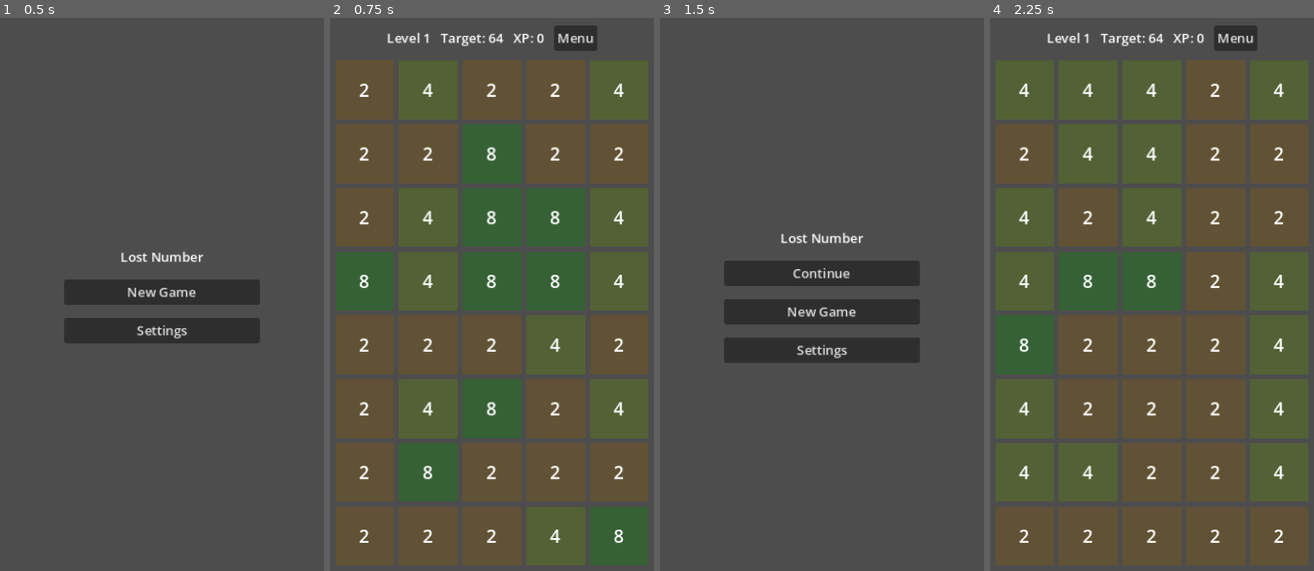
Above: before the commit, frames 1-4 (left to right).
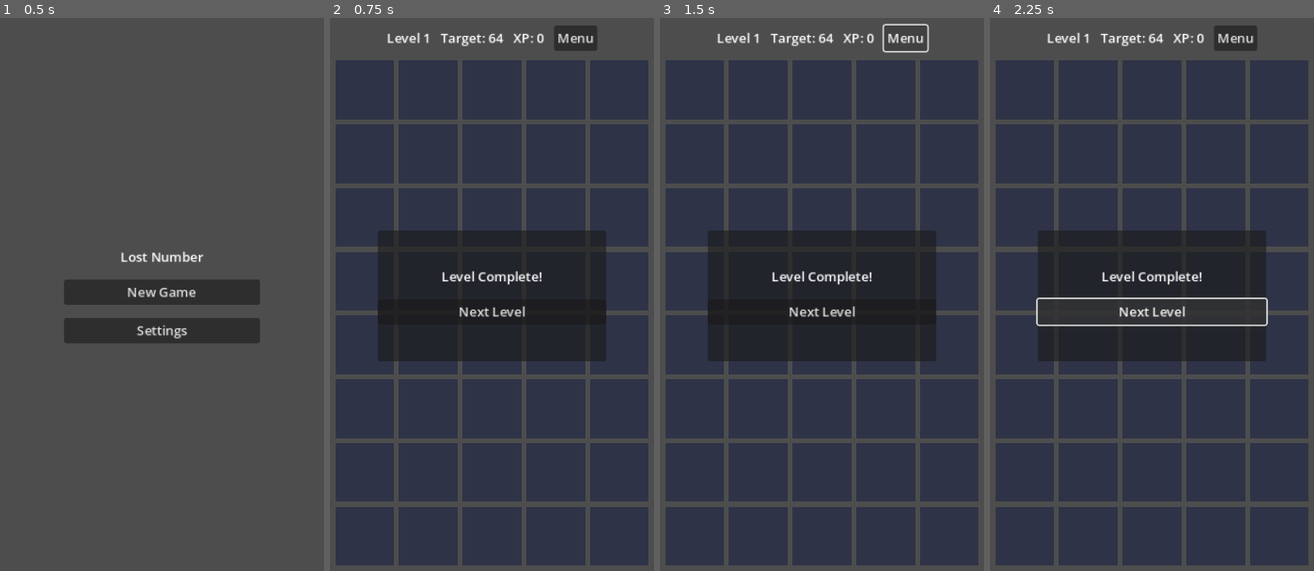
Above: after the commit, the same moments.

Repository: Averixor/LostNumber
Game: Godot game, scene res://scenes/MainMenu.tscn
Two runs of this game, one before a commit and one after it. Both use one fixed random seed, a clock stepped at 60 frames per second and the inputs below.
Inputs (mouse positions are in pixels of both pictures, inside the frame that each line leads up to):
- Up to frame 1 (0.5 s): no input
- Up to frame 2 (0.75 s): click "New Game" at 0.5 s
- Up to frame 3 (1.5 s): click "Menu" at 1.25 s
- Up to frame 4 (2.25 s): click (1152, 311) at 2 s, where only the run before the commit has a clickable "New Game"

Frame 1 is identical in both runs. In frame 2, 80% of the frame differs, in the area x 1-99%, y 7-99%; in frame 3, 73%; in frame 4, 79%.
Error before the commit: Invalid assignment of property or key 'text' with value of type 'String' on a base object of type 'Nil'. (res://scripts/game/Tile.gd:49)
Error after the commit: Parse Error: Too many arguments for "load_game()" call. Expected at most 0 but received 1. (res://scripts/game/Game.gd:24)

Commit message:
Fix Godot import and rules smoke test

Diff:
--- a/godot/scripts/managers/SaveManager.gd
+++ b/godot/scripts/managers/SaveManager.gd
@@ -1,39 +1,83 @@
 extends Node
 
-## Autoload: user:// save for MVP (Godot-native, not JS localStorage format).
-
 const SAVE_PATH := "user://lost_number_save.json"
+const GameStateScript := preload("res://scripts/core/GameState.gd")
 
 
 func has_save() -> bool:
 	return FileAccess.file_exists(SAVE_PATH)
 
 
-func save_game(state: GameState) -> bool:
-	var payload := state.to_save_dict()
-	var json := JSON.stringify(payload, "\t")
+func save_game(state) -> bool:
+	if state == null:
+		push_warning("SaveManager.save_game: state is null")
+		return false
+
+	if not state.has_method("to_save_dict"):
+		push_error("SaveManager.save_game: state has no to_save_dict()")
+		return false
+
+	var payload = state.to_save_dict()
+
+	if typeof(payload) != TYPE_DICTIONARY:
+		push_error("SaveManager.save_game: payload is not Dictionary")
+		return false
+
 	var file := FileAccess.open(SAVE_PATH, FileAccess.WRITE)
+
 	if file == null:
-		push_error("SaveManager: cannot write %s" % SAVE_PATH)
+		push_error("SaveManager.save_game: cannot open save file")
 		return false
-	file.store_string(json)
+
+	file.store_string(JSON.stringify(payload, "\t"))
+	file.close()
+
 	return true
 
 
-func load_game(state: GameState) -> bool:
+func load_game():
 	if not has_save():
-		return false
+		return null
+
 	var file := FileAccess.open(SAVE_PATH, FileAccess.READ)
+
 	if file == null:
-		return false
+		push_error("SaveManager.load_game: cannot open save file")
+		return null
+
 	var text := file.get_as_text()
-	var parsed = JSON.parse_string(text)
-	if typeof(parsed) != TYPE_DICTIONARY:
-		push_error("SaveManager: invalid save JSON")
-		return false
-	return state.load_from_save_dict(parsed)
+	file.close()
+
+	var payload = JSON.parse_string(text)
+
+	if typeof(payload) != TYPE_DICTIONARY:
+		push_error("SaveManager.load_game: save JSON is not Dictionary")
+		return null
+
+	var state = GameStateScript.new()
+
+	if state.has_method("from_save_dict"):
+		state.from_save_dict(payload)
+	elif state.has_method("load_from_dict"):
+		state.load_from_dict(payload)
+	elif state.has_method("apply_save_dict"):
+		state.apply_save_dict(payload)
+	else:
+		push_error("SaveManager.load_game: GameState has no load method")
+		return null
+
+	return state
 
 
-func delete_save() -> void:
-	if has_save():
-		DirAccess.remove_absolute(SAVE_PATH)
+func delete_save() -> bool:
+	if not has_save():
+		return true
+
+	var absolute_path := ProjectSettings.globalize_path(SAVE_PATH)
+	var err := DirAccess.remove_absolute(absolute_path)
+
+	if err != OK:
+		push_error("SaveManager.delete_save failed")
+		return false
+
+	return true
--- a/godot/scripts/tests/run_rules_tests.gd
+++ b/godot/scripts/tests/run_rules_tests.gd
@@ -1,34 +1,35 @@
 extends SceneTree
 
-func _init() -> void:
-	var args := OS.get_cmdline_args()
-	if "--test-rules" in args:
-		var exit_code := _run_rules_tests()
-		quit(exit_code)
+const Rules := preload("res://scripts/core/Rules.gd")
+
+var failed := 0
 
 
-func _run_rules_tests() -> int:
-	var failures := 0
+func _init() -> void:
+	print("Lost Number Rules tests...")
 
-	if not Rules.is_power_of_two(64):
-		push_error("FAIL: 64 is power of two")
-		failures += 1
-	if Rules.is_power_of_two(65):
-		push_error("FAIL: 65 is not power of two")
-		failures += 1
+	_assert_true(Rules.is_power_of_two(1), "1 is power of two")
+	_assert_true(Rules.is_power_of_two(2), "2 is power of two")
+	_assert_true(Rules.is_power_of_two(64), "64 is power of two")
+	_assert_false(Rules.is_power_of_two(0), "0 is not power of two")
+	_assert_false(Rules.is_power_of_two(3), "3 is not power of two")
+	_assert_false(Rules.is_power_of_two(12), "12 is not power of two")
 
-	if not Rules.is_valid_next_number(4, 4, 4):
-		push_error("FAIL: same number rule")
-		failures += 1
-	if not Rules.is_valid_next_number(8, 4, 4):
-		push_error("FAIL: double rule")
-		failures += 1
-	if not Rules.is_valid_next_number(8, 4, 8):
-		push_error("FAIL: sum power-of-two rule")
-		failures += 1
-	if Rules.is_valid_next_number(8, 4, 6):
-		push_error("FAIL: sum must be power of two")
-		failures += 1
+	_assert_true(Rules.is_valid_next_number(2, 2, 2), "same value can be added")
+	_assert_true(Rules.is_valid_next_number(4, 2, 2), "double value can be added")
+	_assert_true(Rules.is_valid_next_number(4, 4, 4), "current power-of-two sum can be added")
+
+	_assert_false(Rules.is_valid_next_number(6, 4, 6), "non-power sum cannot be used as rule 3")
+	_assert_false(Rules.is_valid_next_number(8, 2, 2), "unrelated value cannot be added")
+
+	_assert_true(Rules.can_finish_chain(PackedInt32Array([2, 2])), "2+2=4 can finish")
+	_assert_true(Rules.can_finish_chain(PackedInt32Array([4, 4])), "4+4=8 can finish (sum > first)")
+	_assert_false(Rules.can_finish_chain(PackedInt32Array([8])), "single tile cannot finish")
+	_assert_false(Rules.can_finish_chain(PackedInt32Array([2, 4])), "2+4=6 cannot finish (not power of two)")
+
+	_assert_true(Rules.is_adjacent(Vector2i(0, 0), Vector2i(1, 1)), "diagonal is adjacent")
+	_assert_false(Rules.is_adjacent(Vector2i(0, 0), Vector2i(0, 0)), "same cell is not adjacent")
+	_assert_false(Rules.is_adjacent(Vector2i(0, 0), Vector2i(2, 0)), "two steps away is not adjacent")
 
 	var path: Array[Vector2i] = [Vector2i(0, 0), Vector2i(1, 0), Vector2i(1, 1)]
 	var grid := [
@@ -38,11 +39,24 @@
 		[0, 0, 0, 0, 0, 0, 0, 0],
 		[0, 0, 0, 0, 0, 0, 0, 0],
 	]
-	var result := Rules.validate_chain(path, grid, 5, 8)
-	if not result.valid:
-		push_error("FAIL: valid chain 2+2+4=8")
-		failures += 1
+	var chain_result := Rules.validate_chain(path, grid, 5, 8)
+	_assert_true(chain_result.valid, "valid chain 2+2+4=8 on grid")
 
-	if failures == 0:
-		print("Rules tests: OK")
-	return 1 if failures > 0 else 0
+	if failed > 0:
+		push_error("Rules tests failed: %s" % failed)
+		quit(1)
+	else:
+		print("Rules tests passed")
+		quit(0)
+
+
+func _assert_true(value: bool, message: String) -> void:
+	if not value:
+		failed += 1
+		push_error("FAIL: " + message)
+	else:
+		print("OK: " + message)
+
+
+func _assert_false(value: bool, message: String) -> void:
+	_assert_true(not value, message)
